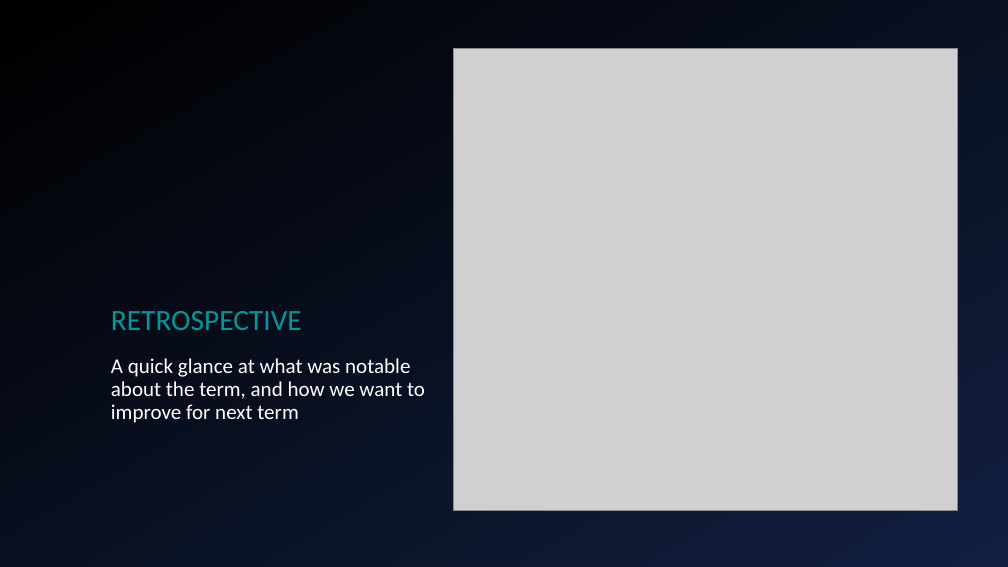
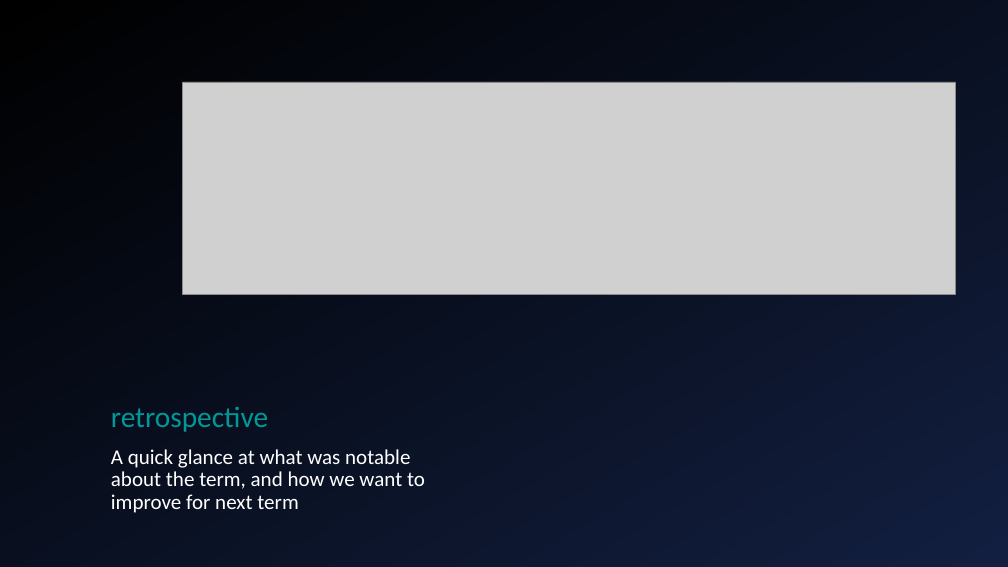
Before and after one commit to giacoppd/Security-For-Robotics, a slide deck: slide 13 of docs/progress_report/progress_report.ppt (slide 12 before the commit). Drawn at 1008x567 pixels with LibreOffice and Linux fonts; fonts in the diff are those of the drawing; grey boxes stand for pictures; background and template pictures are left out. Boxes give left, top, right and bottom in pixels: in the first picture for what was removed or moved away, otherwise in the second. Text is boxed around its words. In the diff, an @@ line names an element or a change of style, - is before the commit and + after.

```diff
--- a/docs/progress_report/progress_report.ppt
+++ b/docs/progress_report/progress_report.ppt
@@ background gradient #000000 to #121F40 to gradient #121F40 to #000000 @@
@@ picture removed at (x1=454, y1=48, x2=957, y2=510) @@
@@ picture added at (x1=182, y1=82, x2=955, y2=294) @@
@@ title at (x1=111, y1=407, x2=268, y2=432): text changed @@
-RETROSPECTIVE
+retrospective
@@ text "A quick glance at what ..." moved from (x1=111, y1=358, x2=425, y2=423) to (x1=111, y1=449, x2=425, y2=513) @@
```
Also in this commit, not shown: 11 other slides changed, 5 slides added, 3 slides removed.
